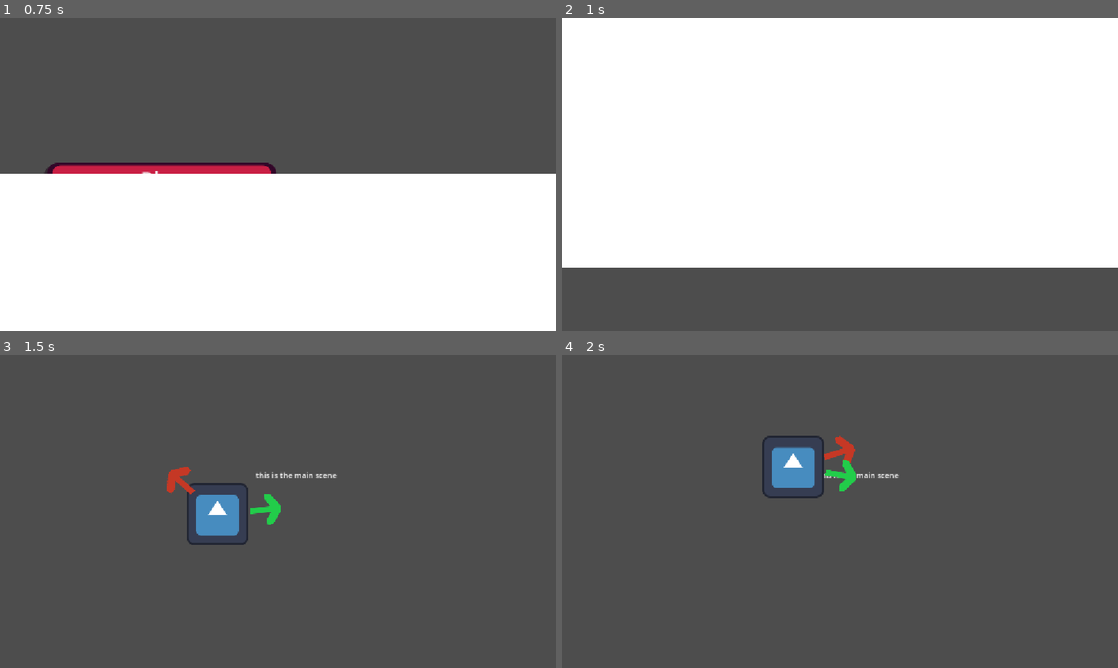
Above: before the commit, frames 1-4 (two rows, left to right).
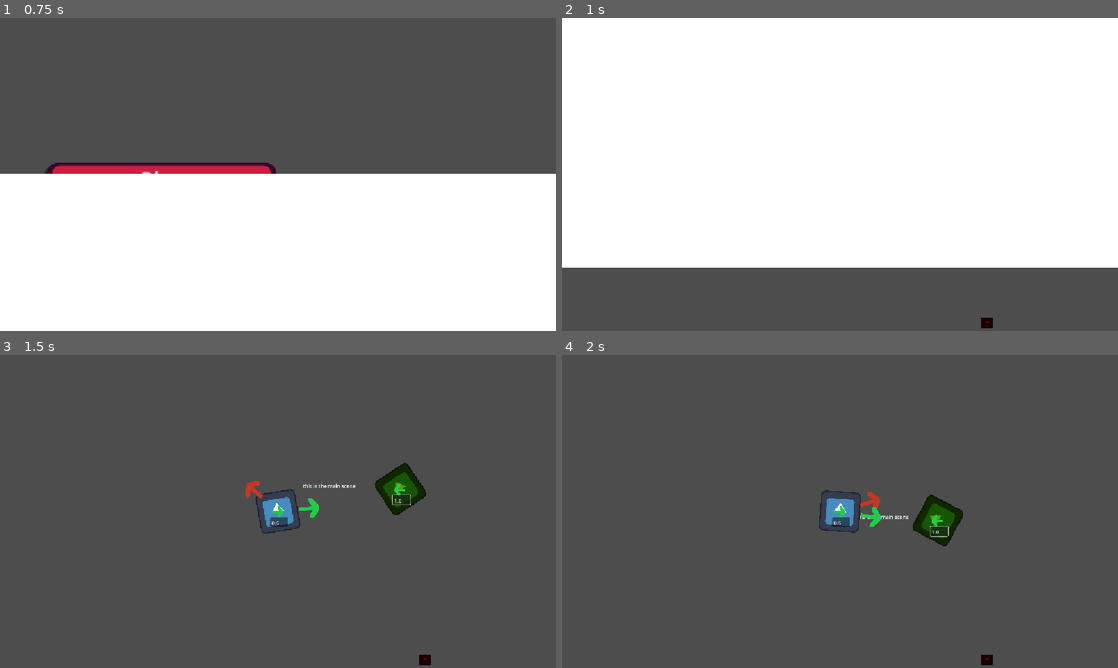
Above: after the commit, the same moments.

Repository: audsgegelods/ballarena
Game: Godot game, scene res://scenes/menus/main_menu.tscn
The game is run twice, just before and just after one commit, with the same random seed, the same clock (stepped at 60 frames per second) and the same inputs. The engine's default icon, where the game draws it, is replaced by a stand-in: a white triangle on a blue panel in a dark square.
Inputs (mouse positions are in pixels of both pictures, inside the frame that each line leads up to):
- Up to frame 1 (0.75 s): click "Play" at 0.5 s
- Up to frame 2 (1 s): no input
- Up to frame 3 (1.5 s): move the mouse to (400, 495) at 1.27 s; click (400, 495) at 1.35 s
- Up to frame 4 (2 s): no input

Frame 1 is identical in both runs. In frame 2, less than 0.1% of the frame differs, in the area x 75-78%, y 95-100%; in frame 3, 3.5%; in frame 4, 3.6%, in the area x 36-78%, y 25-100%.

Commit message:
enemy behaviors and deaths

Diff:
--- a/project.godot
+++ b/project.godot
@@ -24,6 +24,20 @@
 window/stretch/mode="canvas_items"
 window/stretch/aspect="expand"
 
+[global_group]
+
+enemy=""
+player=""
+
+[input]
+
+change_Direction={
+"deadzone": 0.2,
+"events": [Object(InputEventMouseButton,"resource_local_to_scene":false,"resource_name":"","device":-1,"window_id":0,"alt_pressed":false,"shift_pressed":false,"ctrl_pressed":false,"meta_pressed":false,"button_mask":1,"position":Vector2(652, 13),"global_position":Vector2(664, 73),"factor":1.0,"button_index":1,"canceled":false,"pressed":true,"double_click":false,"script":null)
+, Object(InputEventKey,"resource_local_to_scene":false,"resource_name":"","device":-1,"window_id":0,"alt_pressed":false,"shift_pressed":false,"ctrl_pressed":false,"meta_pressed":false,"pressed":false,"keycode":0,"physical_keycode":32,"key_label":0,"unicode":32,"location":0,"echo":false,"script":null)
+]
+}
+
 [physics]
 
 3d/physics_engine="Jolt Physics"
--- /dev/null
+++ b/scenes/enemy.tscn
@@ -0,0 +1,41 @@
+[gd_scene format=3 uid="uid://c0jwqmyyio8ox"]
+
+[ext_resource type="Script" uid="uid://1bcgh1q2h4wc" path="res://scripts/enemy.gd" id="1_md0e3"]
+[ext_resource type="Texture2D" uid="uid://bthmt58s3m2jq" path="res://icon.svg" id="2_c4w8v"]
+[ext_resource type="Texture2D" uid="uid://bwad32s32mss" path="res://sprites/debug/CursorDir.png" id="4_nenq2"]
+
+[sub_resource type="CapsuleShape2D" id="CapsuleShape2D_ag0bx"]
+radius = 62.0
+height = 124.0
+
+[node name="Enemy" type="CharacterBody2D" unique_id=1452228314]
+collision_layer = 2
+motion_mode = 1
+script = ExtResource("1_md0e3")
+
+[node name="Sprite" type="Sprite2D" parent="." unique_id=1922138586]
+modulate = Color(0.32497647, 0.6160031, 0, 1)
+texture = ExtResource("2_c4w8v")
+
+[node name="Hurtbox" type="Area2D" parent="." unique_id=2029330132 groups=["enemy"]]
+
+[node name="Hurtbox Shape" type="CollisionShape2D" parent="Hurtbox" unique_id=1775673128]
+shape = SubResource("CapsuleShape2D_ag0bx")
+
+[node name="Debug" type="Node2D" parent="." unique_id=1593936262]
+
+[node name="RotateDirArrow" type="Sprite2D" parent="Debug" unique_id=1858966642]
+position = Vector2(52.999996, 1.9999924)
+rotation = 3.1415927
+scale = Vector2(0.5468749, 0.578125)
+texture = ExtResource("4_nenq2")
+offset = Vector2(100, 0)
+
+[node name="RotateSpeedText" type="TextEdit" parent="Debug" unique_id=887860289]
+offset_left = -24.0
+offset_top = 19.0
+offset_right = 32.0
+offset_bottom = 49.0
+placeholder_text = "1.0"
+
+[connection signal="body_entered" from="Hurtbox" to="." method="_on_hurtbox_body_entered"]
--- a/scenes/main.tscn
+++ b/scenes/main.tscn
@@ -1,6 +1,8 @@
 [gd_scene format=3 uid="uid://ds0atue7cmr60"]
 
 [ext_resource type="PackedScene" uid="uid://bnelqs7f3c6iv" path="res://scenes/player.tscn" id="1_o5qli"]
+[ext_resource type="PackedScene" uid="uid://c0jwqmyyio8ox" path="res://scenes/enemy.tscn" id="2_0wfyh"]
+[ext_resource type="PackedScene" uid="uid://67jjddn487bn" path="res://scenes/spawner.tscn" id="2_sugp2"]
 
 [node name="main" type="Node" unique_id=175430429]
 
@@ -13,3 +15,8 @@
 
 [node name="Player" parent="." unique_id=1452228314 instance=ExtResource("1_o5qli")]
 position = Vector2(595, 360)
+
+[node name="Spawner" parent="Player" unique_id=1836008841 instance=ExtResource("2_sugp2")]
+
+[node name="Enemy" parent="." unique_id=372325034 instance=ExtResource("2_0wfyh")]
+position = Vector2(897, 243)
--- a/scenes/player.tscn
+++ b/scenes/player.tscn
@@ -9,11 +9,11 @@
 radius = 62.0
 height = 124.0
 
-[node name="Player" type="CharacterBody2D" unique_id=1452228314]
+[node name="Player" type="CharacterBody2D" unique_id=1452228314 groups=["player"]]
+collision_mask = 3
 motion_mode = 1
 script = ExtResource("1_g2els")
 show_debug = true
-move_speed = 256.0
 
 [node name="Sprite" type="Sprite2D" parent="." unique_id=1922138586]
 texture = ExtResource("2_g2els")
@@ -30,3 +30,25 @@
 [node name="CursorPosArrow" type="Sprite2D" parent="Debug" unique_id=1542733430]
 texture = ExtResource("4_qlg0r")
 offset = Vector2(100, 0)
+
+[node name="RotateDirArrow" type="Sprite2D" parent="Debug" unique_id=595878467]
+position = Vector2(52.999996, 1.9999924)
+rotation = 3.1415927
+scale = Vector2(0.5468749, 0.578125)
+texture = ExtResource("4_qlg0r")
+offset = Vector2(100, 0)
+
+[node name="RotateSpeedText" type="TextEdit" parent="Debug" unique_id=1053062453]
+offset_left = -24.0
+offset_top = 19.0
+offset_right = 32.0
+offset_bottom = 49.0
+placeholder_text = "1.0"
+
+[node name="Camera2D" type="Camera2D" parent="." unique_id=125658354]
+zoom = Vector2(0.65, 0.65)
+
+[node name="RespawnTimer" type="Timer" parent="." unique_id=119336191]
+one_shot = true
+
+[connection signal="timeout" from="RespawnTimer" to="." method="_on_respawn_timer_timeout"]
--- /dev/null
+++ b/scenes/spawner.tscn
@@ -0,0 +1,17 @@
+[gd_scene format=3 uid="uid://67jjddn487bn"]
+
+[ext_resource type="Texture2D" uid="uid://bthmt58s3m2jq" path="res://icon.svg" id="1_2vbf6"]
+[ext_resource type="Script" uid="uid://cw1mma66ve4os" path="res://scripts/spawner.gd" id="1_ik2nu"]
+
+[node name="Spawner" type="Node2D" unique_id=1430247646]
+script = ExtResource("1_ik2nu")
+
+[node name="Sprite2D" type="Sprite2D" parent="." unique_id=95339339]
+modulate = Color(0.4282995, 0, 0.003487795, 1)
+scale = Vector2(0.3125, 0.265625)
+texture = ExtResource("1_2vbf6")
+
+[node name="SpawnTimer" type="Timer" parent="." unique_id=1757633506]
+wait_time = 5.0
+
+[connection signal="timeout" from="SpawnTimer" to="." method="_on_spawn_timer_timeout"]
--- /dev/null
+++ b/scripts/enemy.gd
@@ -0,0 +1,88 @@
+extends CharacterBody2D
+
+@export var show_debug: bool = true
+var player = null
+
+#Movement
+@export var move_speed:= 100
+@export var turn_speed:= 0.08
+var move_dir: Vector2 = Vector2.ZERO
+
+#Rotation
+var rotate_speed: float = 1
+var rotate_dir = -1
+
+# Knockback
+var max_knockback: float = 550
+var knockback_speed: float = 0.0
+var knockback_dir: Vector2 = Vector2.ZERO
+var knockback_decay: float = 450
+
+
+#Sprite
+@onready var sprite = $Sprite
+
+func _ready() -> void:
+	$Debug.visible = show_debug
+	player = get_tree().get_nodes_in_group("player")[0]
+
+func _physics_process(delta) -> void:
+	sprite.rotate(rotate_speed * rotate_dir * delta)
+
+
+	if player:
+		if knockback_speed != 0:
+			knockback_speed = move_toward(knockback_speed, 0, knockback_decay * delta)
+		move_dir = (player.get_pos()- self.position).normalized()
+		self.velocity = (move_dir * move_speed) + (knockback_dir * knockback_speed)
+		move_and_slide()
+
+func _process(delta) -> void:
+	update_debug_arrows()
+
+	if rotate_speed <= 0:
+		die()
+
+func get_cursor_dir() -> Vector2:
+	var mouse_pos = get_viewport().get_mouse_position()
+	var dir = mouse_pos - self.position
+	return dir.normalized()
+
+func rotate_towards_cursor() -> Vector2:
+	return move_dir.lerp(get_cursor_dir(), turn_speed).normalized()
+
+func update_debug_arrows() -> void:
+	$Debug/RotateDirArrow.flip_h = (rotate_dir == 1)
+	$Debug/RotateSpeedText.text = str(rotate_speed)
+
+func add_rotate_speed(speed) -> void:
+	rotate_speed += speed
+
+func _on_hurtbox_body_entered(body: Node2D) -> void:
+	if body.is_in_group("player"):
+		var knockback_dir = (body.get_pos() - self.position).normalized()
+		var player_rotate_speed = body.get_rotate_speed()
+		body.set_knockback(knockback_dir)
+		set_knockback(-knockback_dir)
+
+		if body.get_rotate_dir() == rotate_dir: # if same direction
+			if player_rotate_speed > rotate_speed: # if player faster than enemy
+				add_rotate_speed(-player_rotate_speed / 2) # slow down enemy
+
+			elif player_rotate_speed < rotate_speed: # if player slower than enemy
+				body.add_rotate_speed(-rotate_speed / 2) # slow down player
+
+			else: # if speeds are equal, slow down both
+				body.add_rotate_speed(-rotate_speed / 2)
+				add_rotate_speed(-rotate_speed / 2)
+
+		else:
+			body.add_rotate_speed(rotate_speed / 4) # add speed if player is going opposite
+			add_rotate_speed(-player_rotate_speed / 4) # add speed if player is going opposite
+
+func die():
+	queue_free()
+
+func set_knockback(dir) -> void:
+	knockback_dir = dir
+	knockback_speed = max_knockback
--- a/scripts/player.gd
+++ b/scripts/player.gd
@@ -1,22 +1,64 @@
 extends CharacterBody2D
 
 @export var show_debug: bool = false
+var alive: bool = true
 
 #Movement
-@export var move_speed:= 8.0
+@export var move_speed:= 256
 @export var turn_speed:= 0.08
 var move_dir: Vector2 = Vector2.ZERO
+
+#Rotation
+var rotate_speed: float = 0.5
+var rotate_dir = -1
+var rotate_decay = 0
+
+#Knockback Vectors
+var max_knockback: float = 550
+var knockback_speed: float = 0.0
+var knockback_dir: Vector2 = Vector2.ZERO
+var knockback_decay: float = 450
+
+#Children
+@onready var sprite = $Sprite
 
 func _ready() -> void:
 	$Debug.visible = show_debug
 
 func _physics_process(delta) -> void:
-	move_dir = rotate_towards_cursor()
-	self.velocity = move_dir * move_speed
-	move_and_slide()
+	if alive:
+		# Movement Logic
+		move_dir = rotate_towards_cursor().normalized()
+
+		if knockback_speed != 0:
+			knockback_speed = move_toward(knockback_speed, 0, knockback_decay * delta)
+
+		var move_velocity = move_dir * move_speed
+		var knockback_velocity = knockback_dir * knockback_speed
+
+		if knockback_velocity.length_squared() > move_velocity.length_squared():
+			self.velocity = knockback_dir * knockback_speed
+		else:
+			self.velocity = (move_dir * move_speed)
+		move_and_slide()
+
+		# Rotation Logic
+		sprite.rotate(rotate_speed * rotate_dir * delta)
+
+		if Input.is_action_just_pressed("change_Direction"):
+			rotate_dir = -rotate_dir
+		if rotate_speed <= 0:
+			rotate_speed = 0
+
+		else:
+			# this math could probably be better rn its a static decay
+			rotate_speed -= rotate_decay * delta
 
 func _process(delta) -> void:
-	update_debug_arrows()
+	if alive:
+		update_debug_arrows()
+		if rotate_speed <= 0:
+			die()
 
 func get_cursor_dir() -> Vector2:
 	var mouse_pos = get_viewport().get_mouse_position()
@@ -29,3 +71,29 @@
 func update_debug_arrows() -> void:
 	$Debug/CursorPosArrow.rotation = get_cursor_dir().angle()
 	$Debug/MoveDirArrow.rotation = rotate_towards_cursor().angle()
+	$Debug/RotateDirArrow.flip_h = (rotate_dir == 1)
+	$Debug/RotateSpeedText.text = str(rotate_speed)
+
+func set_knockback(dir) -> void:
+	knockback_dir = dir
+	knockback_speed = max_knockback
+
+func add_rotate_speed(speed) -> void:
+	rotate_speed += speed
+
+func get_pos() -> Vector2:
+	return self.position
+
+func get_rotate_speed() -> float:
+	return self.rotate_speed
+
+func get_rotate_dir() -> int:
+	return self.rotate_dir
+
+func die():
+	hide()
+	alive = false
+	$RespawnTimer.start()
+
+func _on_respawn_timer_timeout() -> void:
+	get_tree().reload_current_scene()
--- /dev/null
+++ b/scripts/spawner.gd
@@ -0,0 +1,28 @@
+extends Node2D
+
+# Spawning
+var minSpawnRadius: float = 200
+var maxSpawnRadius: float = 500
+@onready var spawnTimer = $SpawnTimer
+
+@onready var enemy = preload("res://Scenes/enemy.tscn")
+
+
+func _ready() -> void:
+	position = Vector2(randomCoord(), randomCoord())
+	spawnEnemy()
+	spawnTimer.start()
+
+func randomCoord() -> float:
+	var value = randf_range(minSpawnRadius, maxSpawnRadius)
+	var sign = [1, -1].pick_random()
+	return sign * value
+
+func spawnEnemy() -> void:
+	var newEnemy = enemy.instantiate()
+	get_tree().current_scene.add_child(newEnemy)
+	newEnemy.global_position = global_position
+	position = Vector2(randomCoord(), randomCoord())
+
+func _on_spawn_timer_timeout() -> void:
+	spawnEnemy()
Not shown, added: scripts/enemy.gd.uid
Not shown, added: scripts/spawner.gd.uid
